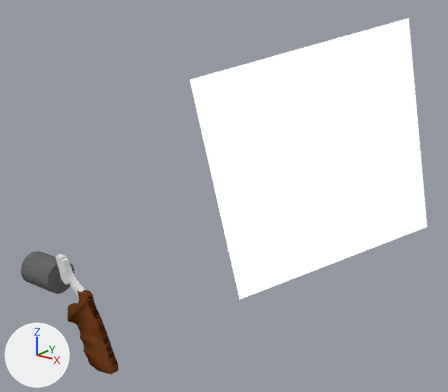
The Blender file Magnum460.blend: old version first, new version second.
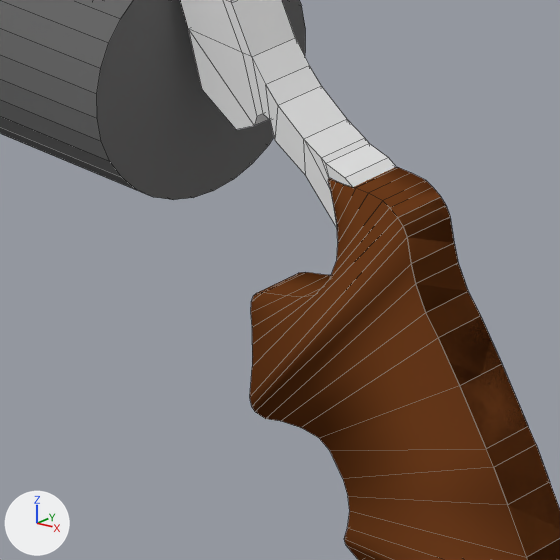
Old and new are each drawn whole from a 50 mm camera at (19.55, -13.14, 10.85) aimed at (4.99, 6.52, 3.02) and again close up on the part from 8% to 24% of the width and 68% to 87% of the height. Every picture has the same lights, and +X, +Y and +Z are marked at lower left. The close-ups show mesh edges as thin lines.
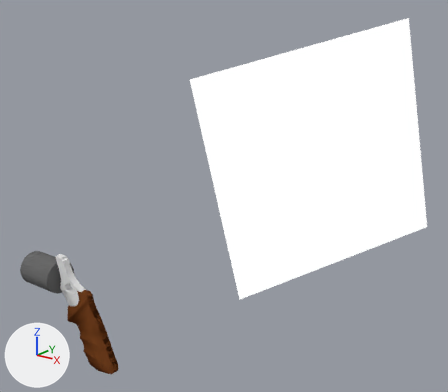
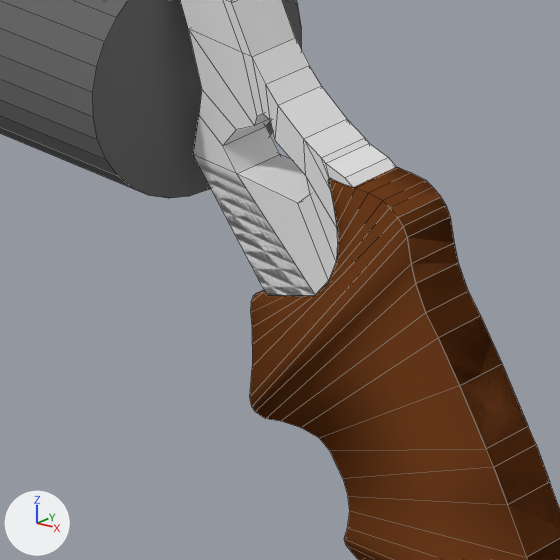
Commit message: pre-cylinder and cylinder done

Boxes (x1, y1, x2, y2) around the edits, measured in the close-ups (560 x 560 px):
'Cylinder', moved: before (0, 0, 305, 200); after (0, 0, 301, 198)
'Cube', reshaped: before (181, 0, 396, 227); after (181, 0, 396, 296)
part 1 of me_cube, added: after (194, 90, 338, 296)

The edits, one by one:
me_cube is used by ob_cube; location (3.515, -0.064, 0.867); scale (0.0188, 0.0188, 0.0188).
me_cube had 72 vertices, 68 faces and spanned x -65.8..1.6, y -1.0..12.8, z -14.7..56.2.
me_cube now has 104 vertices, 104 faces and spans x -65.8..1.6, y -1.0..12.8, z -41.6..56.2.
Part 1, on me_cube:
18 vertices are added at x -59.3..-7.1, y -1.0..12.8, z -41.6..2.4.
14 new vertices lie (0.0, 13.8, 0.0) away from vertices in x -59.3..-7.1, y -1.0, z -41.6..2.4.
36 new faces join them.
Object 'Cylinder' (ob_cylinder) moves from (1.793, 2.022, 0.845) to (1.765, 2.022, 0.845).
